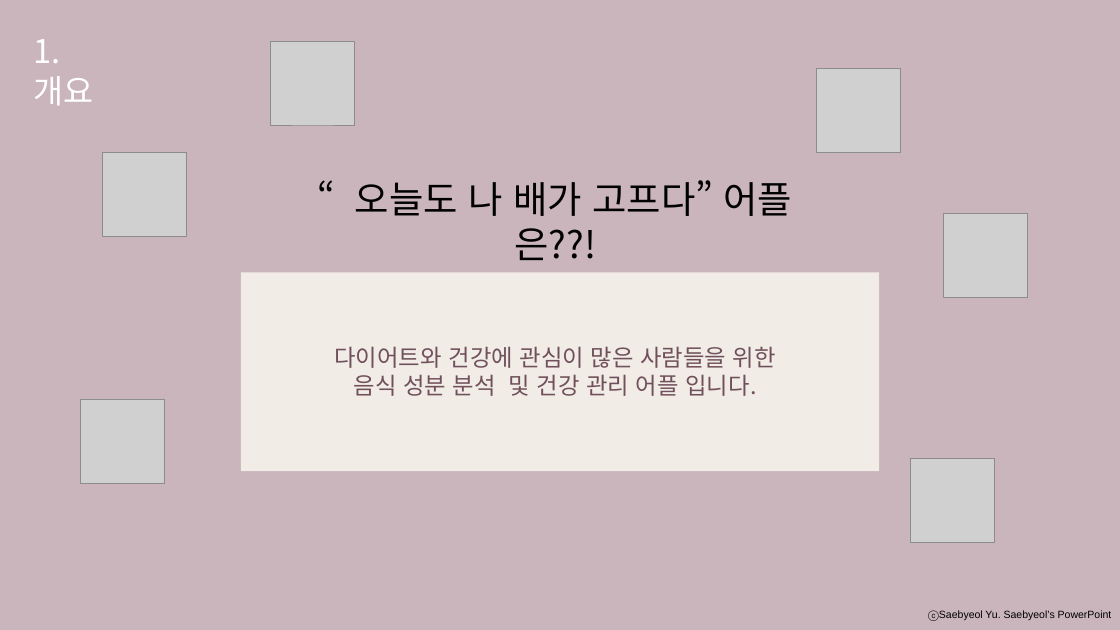
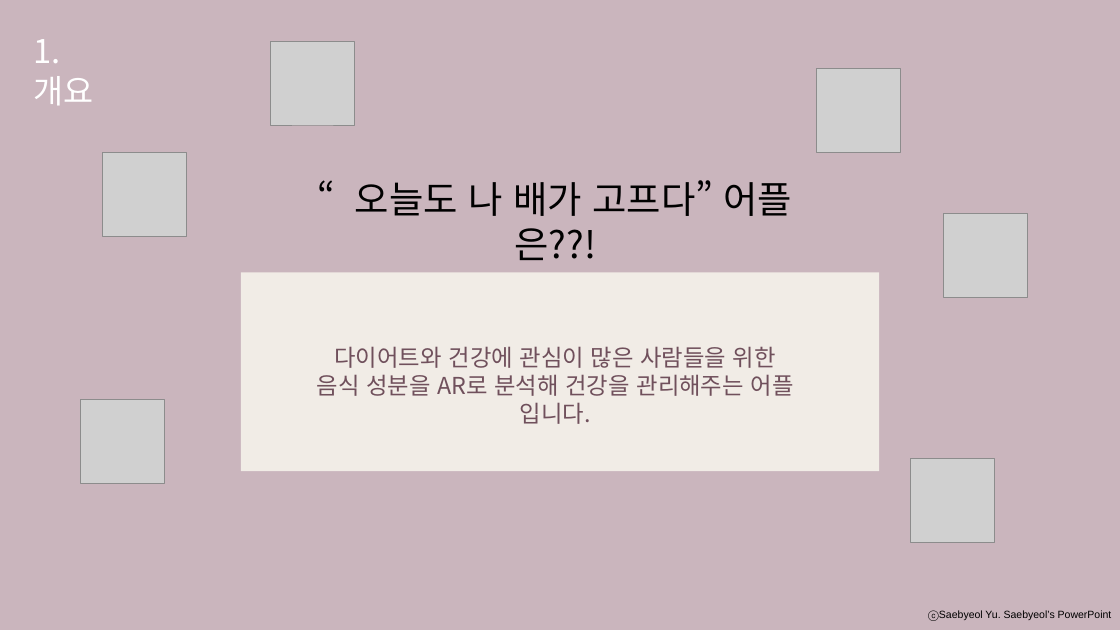
Before and after one commit to developerYHLee/University_Homework, a slide deck: slide 3 of 기말과제.pptx. Drawn at 1120x630 pixels with LibreOffice and Linux fonts; fonts in the diff are those of the drawing; grey boxes stand for pictures. Boxes give left, top, right and bottom in pixels: in the first picture for what was removed or moved away, otherwise in the second. Text is boxed around its words. In the diff, an @@ line names an element or a change of style, - is before the commit and + after.

```diff
--- a/기말과제.pptx
+++ b/기말과제.pptx
@@ text at bbox=[317, 374, 794, 396]: text changed @@
-음식 성분 분석 및 건강 관리 어플 입니다.
+음식 성분을 AR로 분석해 건강을 관리해주는 어플 입니다.
```
Also in this commit, not shown: 2 other slides changed, 2 slides added, 2 slides removed.
